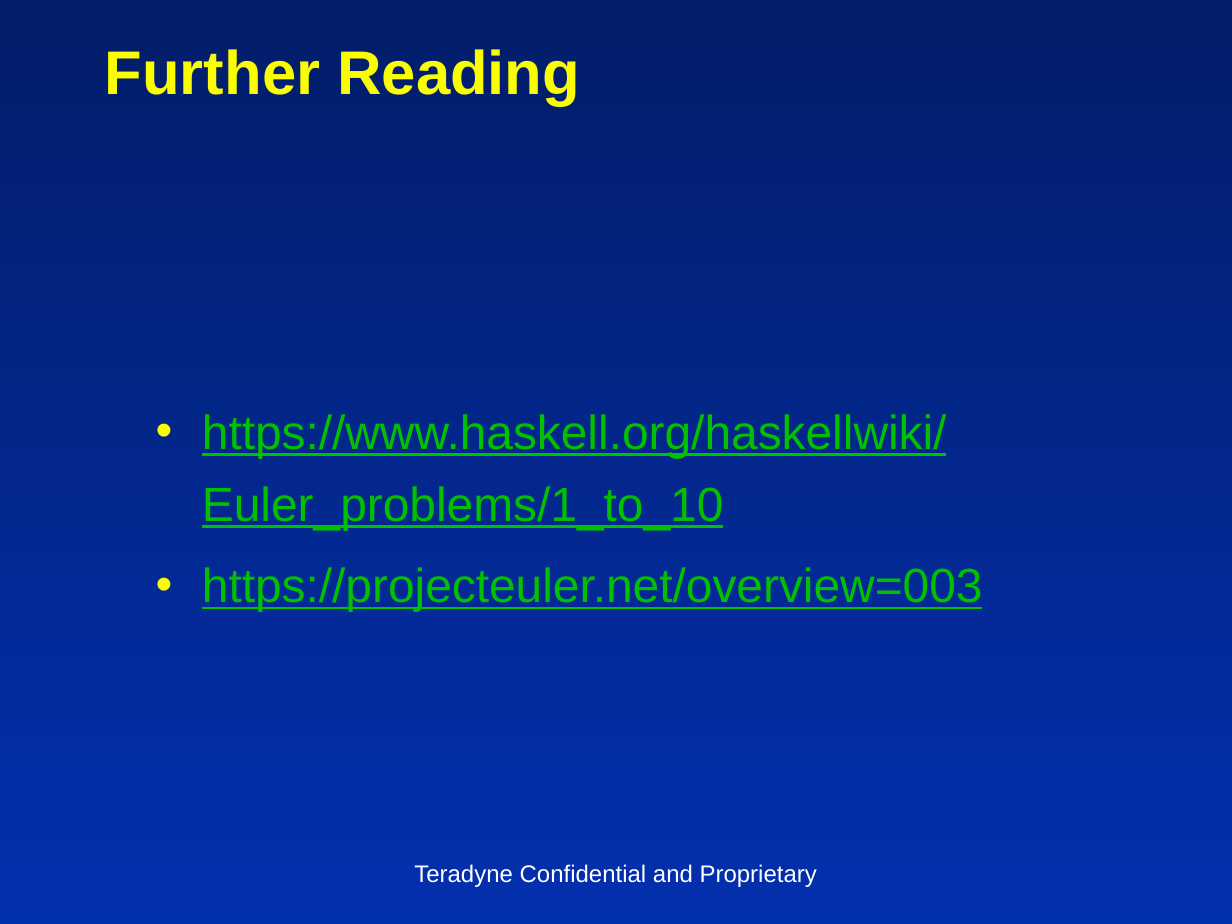
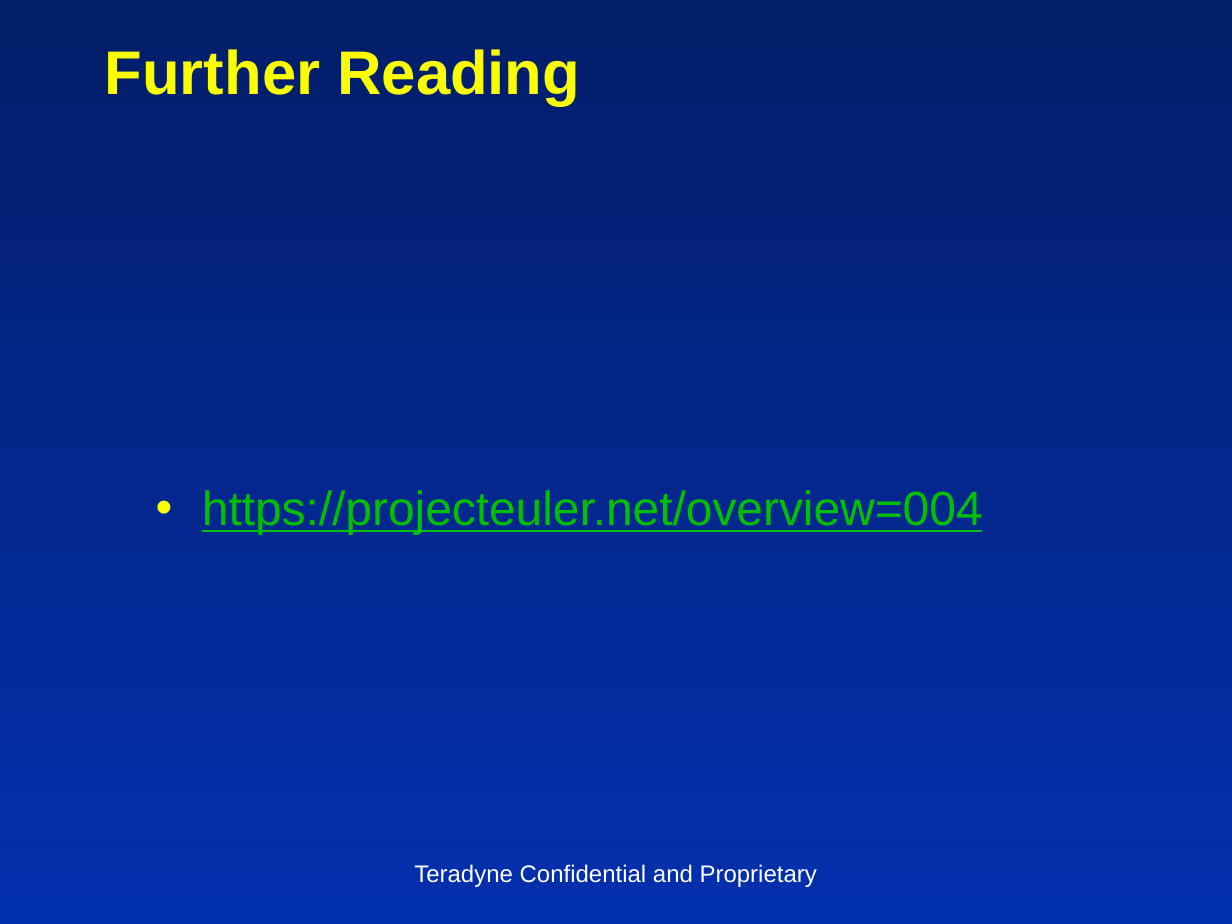
Before and after one commit to insideoutclub/Euler, a slide deck: slide 13 of FiveEasyPieces4.pptx. Drawn at 1232x924 pixels with LibreOffice and Linux fonts; fonts in the diff are those of the drawing. Boxes give left, top, right and bottom in pixels: in the first picture for what was removed or moved away, otherwise in the second. Text is boxed around its words. In the diff, an @@ line names an element or a change of style, - is before the commit and + after.

```diff
--- a/FiveEasyPieces4.pptx
+++ b/FiveEasyPieces4.pptx
@@ text at (202,490,983,535): text changed @@
-• https://www.haskell.org/haskellwiki/Euler_problems/1_to_10
-• https://projecteuler.net/overview=003
+• https://projecteuler.net/overview=004
```
Also in this commit, not shown: 4 other slides changed.
